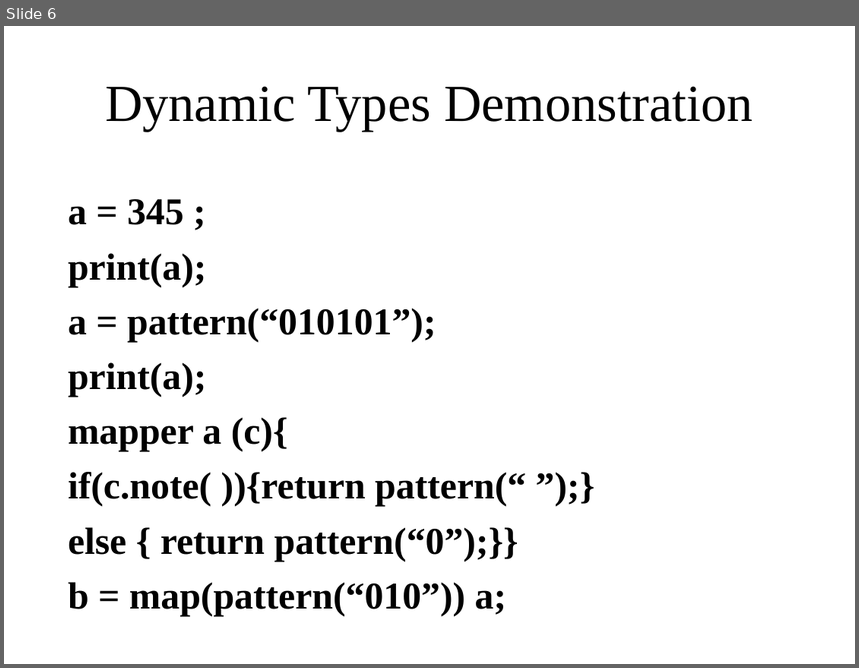
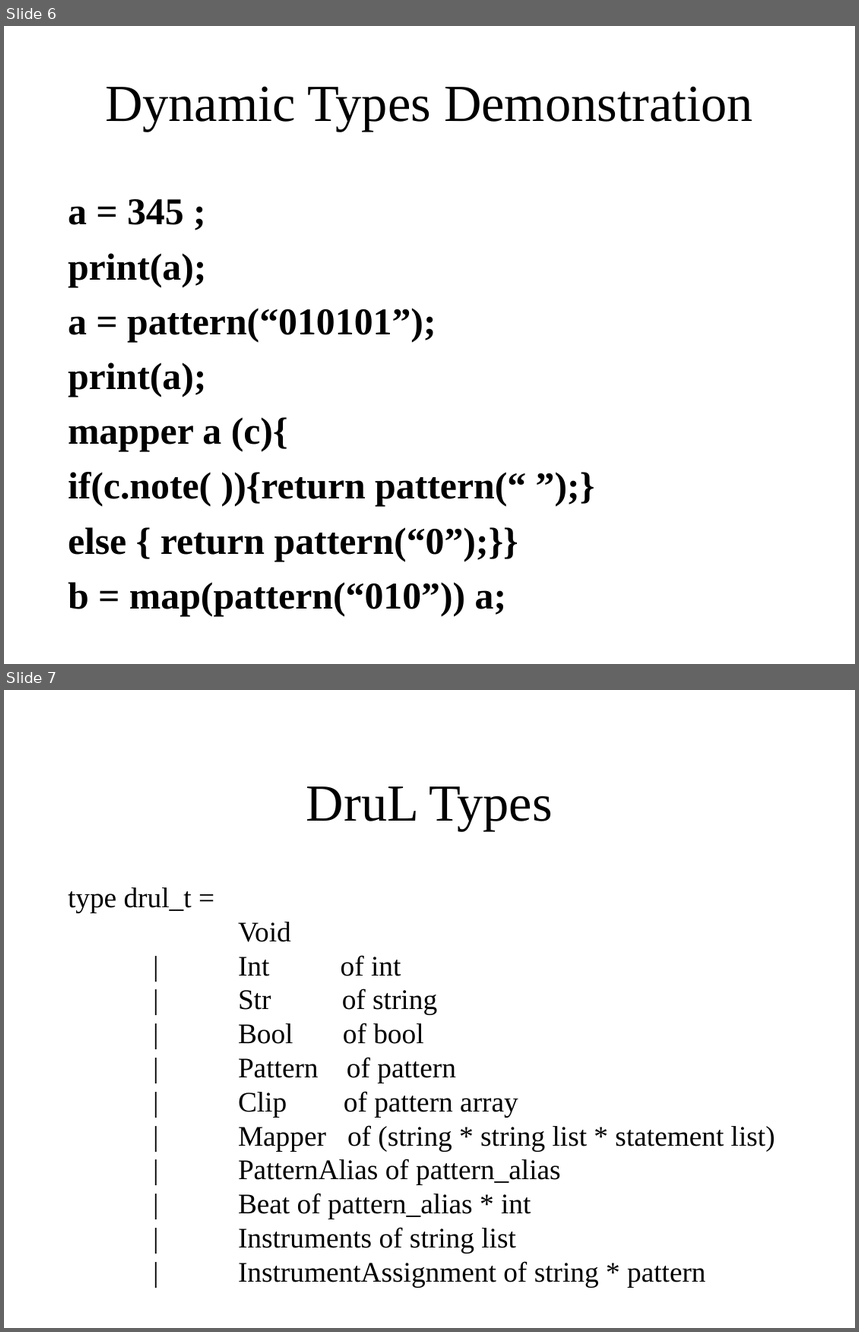
Before and after one commit to waseemilahi/drul, a slide deck: Presentation/Part3.ppt. Shown one above the other, each under a label of ours: slide 6 before the commit, slides 6 and 7 after it. The pictures are 859x668 and 859x1332 pixels, drawn with LibreOffice and Linux fonts; fonts in the diff are those of the drawing. Boxes give left, top, right and bottom in pixels: in the first picture for what was removed or moved away, otherwise in the second. Text is boxed around its words. In the diff, an @@ line names an element or a change of style, - is before the commit and + after.

```diff
--- a/Presentation/Part3.ppt
+++ b/Presentation/Part3.ppt
@@ slide 7 added at [4,690,855,1328], background #FFFFFF @@
@@ title added at [306,787,552,831], 44 pt, text #000000 @@
+DruL Types
@@ subtitle added at [68,888,775,1287], 24 pt, text #000000 @@
+type drul_t =
+Void
+| Int of int
+| Str of string
+| Bool of bool
+| Pattern of pattern
+| Clip of pattern array
+| Mapper of (string * string list * statement list)
+| PatternAlias of pattern_alias
+| Beat of pattern_alias * int
+| Instruments of string list
+| InstrumentAssignment of string * pattern
```
Also in this commit, not shown: 2 other slides added.
